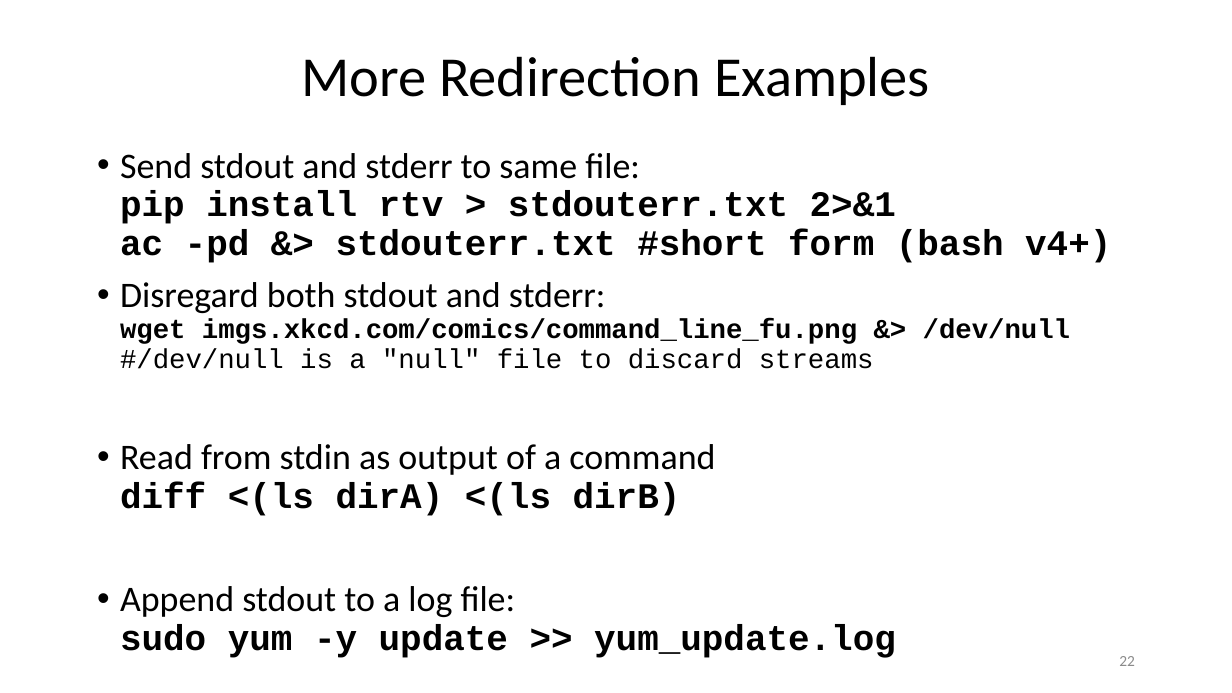
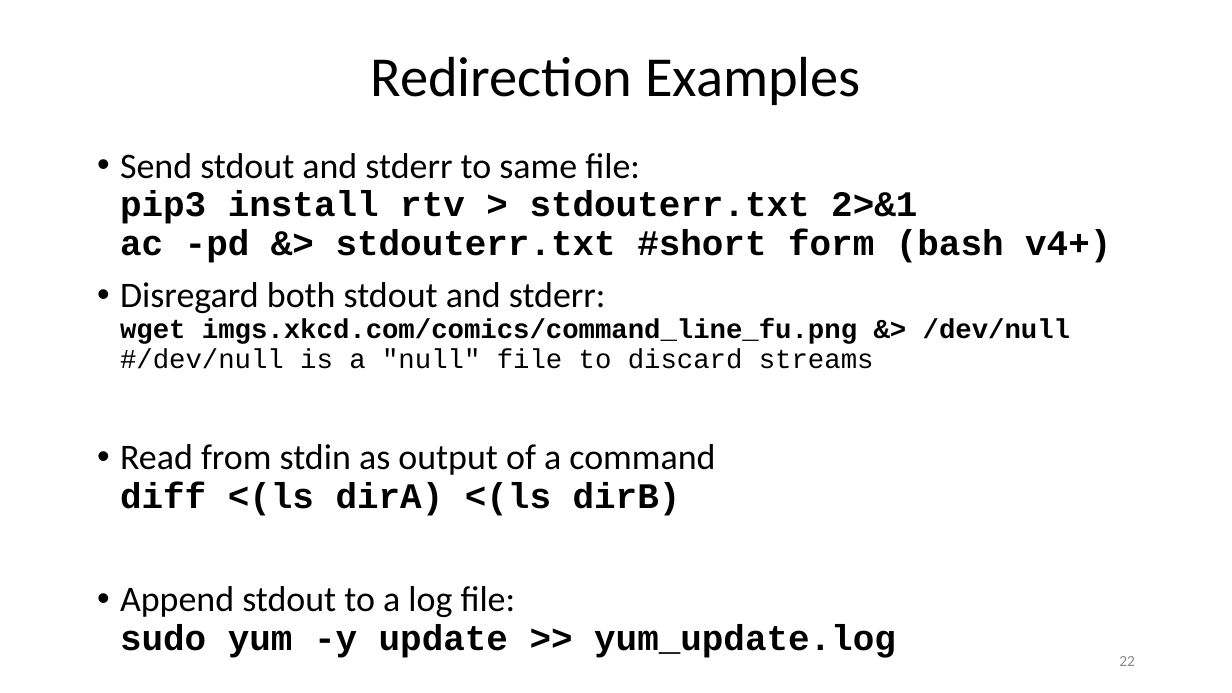
Before and after one commit to ketancmaheshwari/lisa19, a slide deck: slide 22 of lpt_LISA.pptx. Drawn at 1232x693 pixels with LibreOffice and Linux fonts; fonts in the diff are those of the drawing. Boxes give left, top, right and bottom in pixels: in the first picture for what was removed or moved away, otherwise in the second. Text is boxed around its words. In the diff, an @@ line names an element or a change of style, - is before the commit and + after.

Commit message:
added examples on streams and a minor change

```diff
--- a/lpt_LISA.pptx
+++ b/lpt_LISA.pptx
@@ title at (371,56,861,105): text changed @@
-More Redirection Examples
+Redirection Examples
@@ text at (120,153,1111,263): text changed @@
-• Send stdout and stderr to same file:
-  pip install rtv > stdouterr.txt 2>&1
-  ac -pd &> stdouterr.txt #short form (bash v4+)
+• Send stdout and stderr to same file:
+  pip3 install rtv > stdouterr.txt 2>&1
+  ac -pd &> stdouterr.txt #short form (bash v4+)
```
Also in this commit, not shown: 4 other slides changed, 1 other file.
